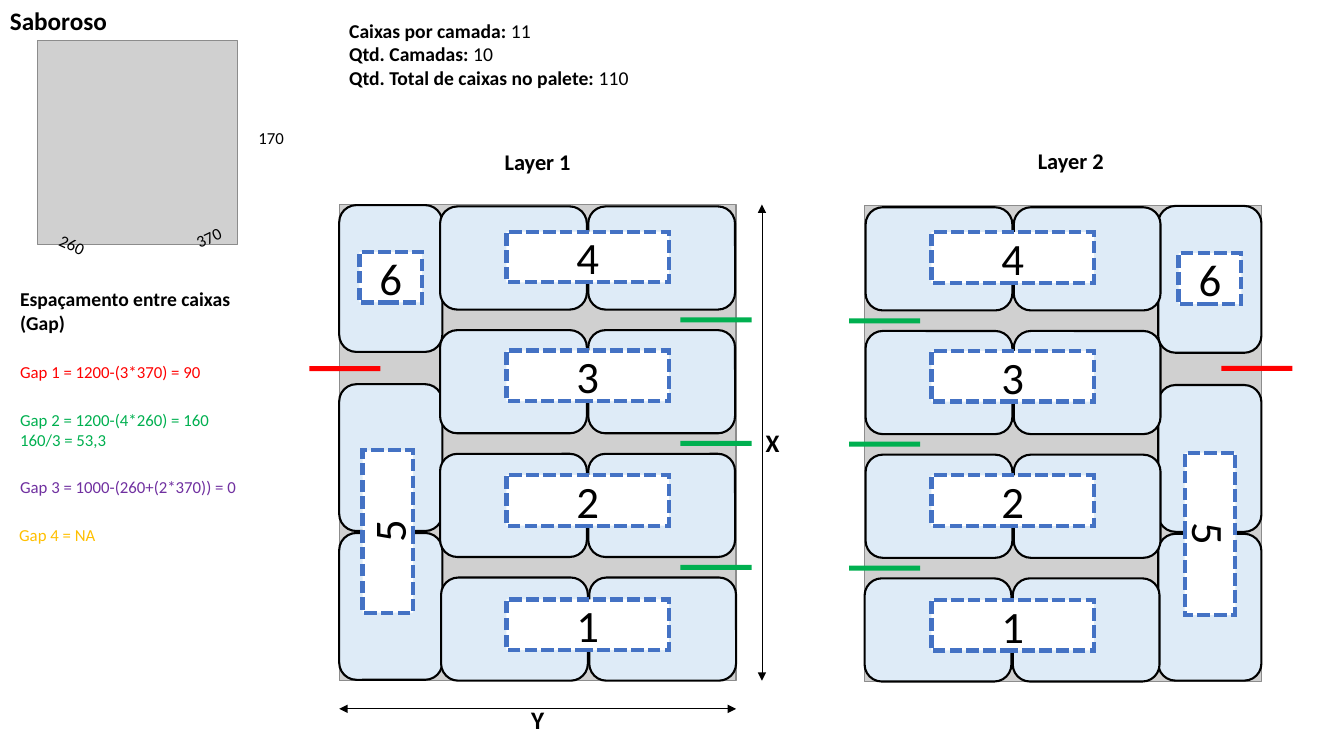
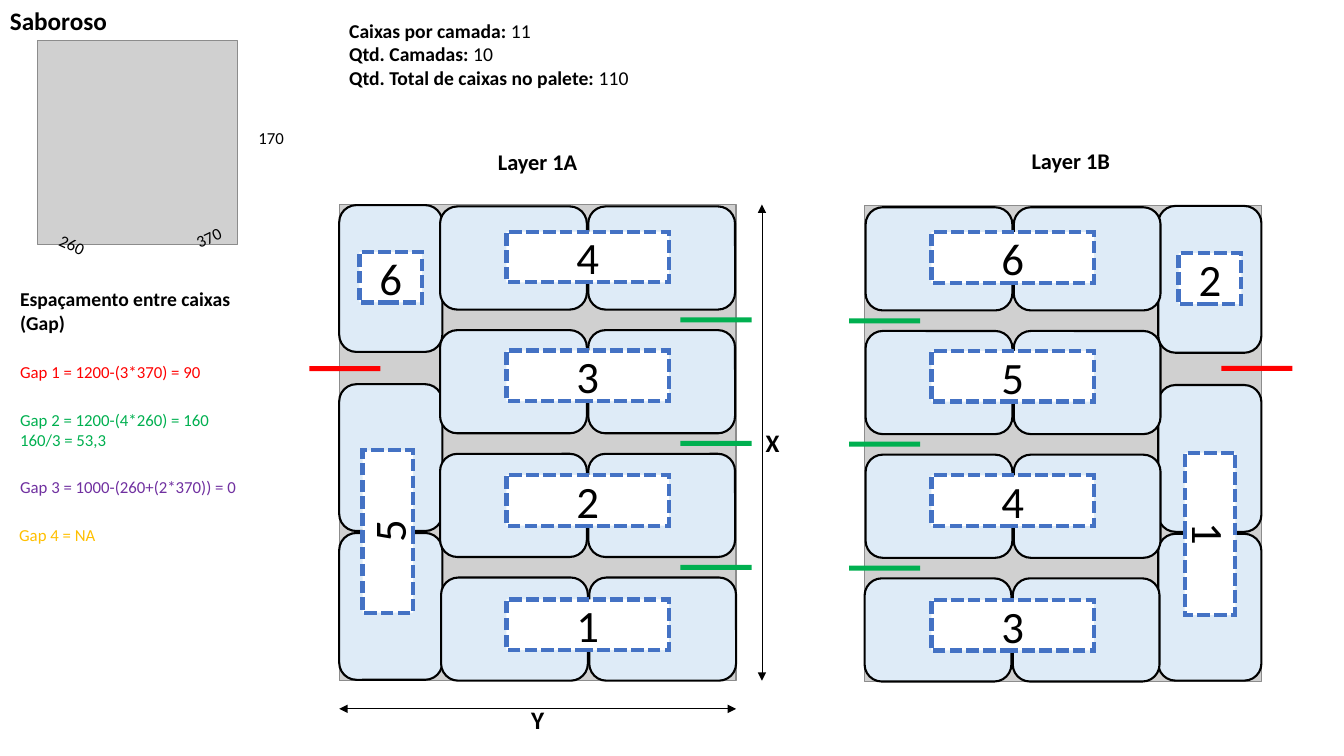
Before and after one commit to ptiago/ABB, a slide deck: slide 2 of Paletização_v1/Descritivo de produto.pptx. Drawn at 1344x756 pixels with LibreOffice and Linux fonts; fonts in the diff are those of the drawing; grey boxes stand for pictures. Boxes give left, top, right and bottom in pixels: in the first picture for what was removed or moved away, otherwise in the second. Text is boxed around its words. In the diff, an @@ line names an element or a change of style, - is before the commit and + after.

```diff
--- a/Paletização_v1/Descritivo de produto.pptx
+++ b/Paletização_v1/Descritivo de produto.pptx
@@ text at (498,155,577,174): text changed @@
-Layer 1
+Layer 1A
@@ text at (1032,154,1110,173): text changed @@
-Layer 2
+Layer 1B
@@ text in rectangle at (1001,244,1024,287): text changed @@
-4
+6
@@ text in rectangle at (1199,267,1222,306): text changed @@
-6
+2
@@ text in rectangle at (1001,365,1024,405): text changed @@
-3
+5
@@ text in rectangle at (1001,489,1024,530): text changed @@
-2
+4
@@ text in rectangle at (1180,524,1235,545): text changed @@
-5
+1
@@ text in rectangle at (1001,614,1024,654): text changed @@
-1
+3
```
Also in this commit, not shown: 3 other slides changed, 1 slide added, 2 other files.
